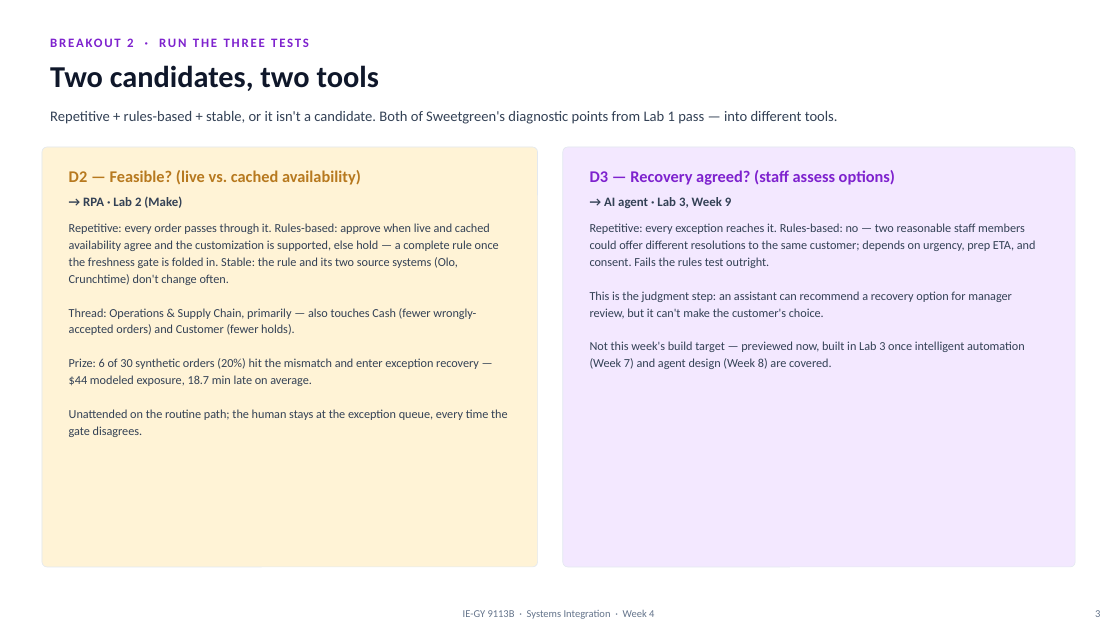
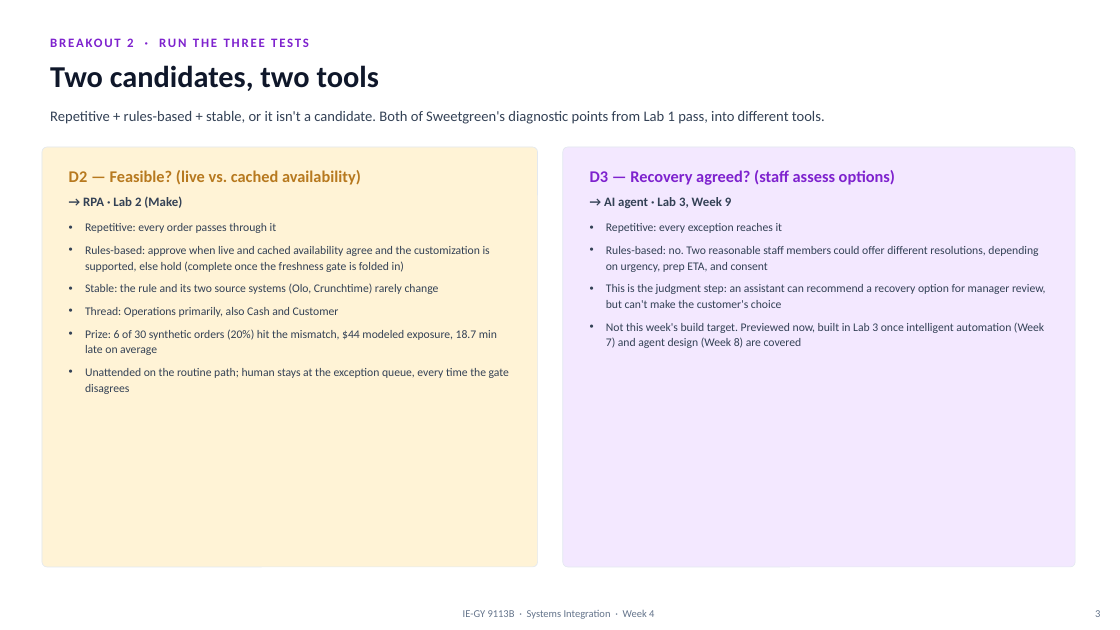
Before and after one commit to salawhaaat/erp2agentic, a slide deck: slide 3 of wiki/project/week4/Week4-Presentation-Sweetgreen.pptx. Drawn at 1120x630 pixels with LibreOffice and Linux fonts; fonts in the diff are those of the drawing. Boxes give left, top, right and bottom in pixels: in the first picture for what was removed or moved away, otherwise in the second. Text is boxed around its words. In the diff, an @@ line names an element or a change of style, - is before the commit and + after.

```diff
--- a/wiki/project/week4/Week4-Presentation-Sweetgreen.pptx
+++ b/wiki/project/week4/Week4-Presentation-Sweetgreen.pptx
@@ text at <box>50,111,825,124</box>: text changed @@
-Repetitive + rules-based + stable, or it isn't a candidate. Both of Sweetgreen's diagnostic points from Lab 1 pass — into different tools.
+Repetitive + rules-based + stable, or it isn't a candidate. Both of Sweetgreen's diagnostic points from Lab 1 pass, into different tools.
@@ text at <box>85,223,509,394</box>: text changed; size 10.5 to 10 pt @@
-Repetitive: every order passes through it. Rules-based: approve when live and cached availability agree and the customization is supported, else hold — a complete rule once the freshness gate is folded in. Stable: the rule and its two source systems (Olo, Crunchtime) don't change often.
-Thread: Operations & Supply Chain, primarily — also touches Cash (fewer wrongly-accepted orders) and Customer (fewer holds).
-Prize: 6 of 30 synthetic orders (20%) hit the mismatch and enter exception recovery — $44 modeled exposure, 18.7 min late on average.
-Unattended on the routine path; the human stays at the exception queue, every time the gate disagrees.
+• Repetitive: every order passes through it
+• Rules-based: approve when live and cached availability agree and the customization is supported, else hold (complete once the freshness gate is folded in)
+• Stable: the rule and its two source systems (Olo, Crunchtime) rarely change
+• Thread: Operations primarily, also Cash and Customer
+• Prize: 6 of 30 synthetic orders (20%) hit the mismatch, $44 modeled exposure, 18.7 min late on average
+• Unattended on the routine path; human stays at the exception queue, every time the gate disagrees
@@ text at <box>606,223,1045,348</box>: text changed; size 10.5 to 10 pt @@
-Repetitive: every exception reaches it. Rules-based: no — two reasonable staff members could offer different resolutions to the same customer; depends on urgency, prep ETA, and consent. Fails the rules test outright.
-This is the judgment step: an assistant can recommend a recovery option for manager review, but it can't make the customer's choice.
-Not this week's build target — previewed now, built in Lab 3 once intelligent automation (Week 7) and agent design (Week 8) are covered.
+• Repetitive: every exception reaches it
+• Rules-based: no. Two reasonable staff members could offer different resolutions, depending on urgency, prep ETA, and consent
+• This is the judgment step: an assistant can recommend a recovery option for manager review, but can't make the customer's choice
+• Not this week's build target. Previewed now, built in Lab 3 once intelligent automation (Week 7) and agent design (Week 8) are covered
```
Also in this commit, not shown: 4 other slides changed, 42 other files.
